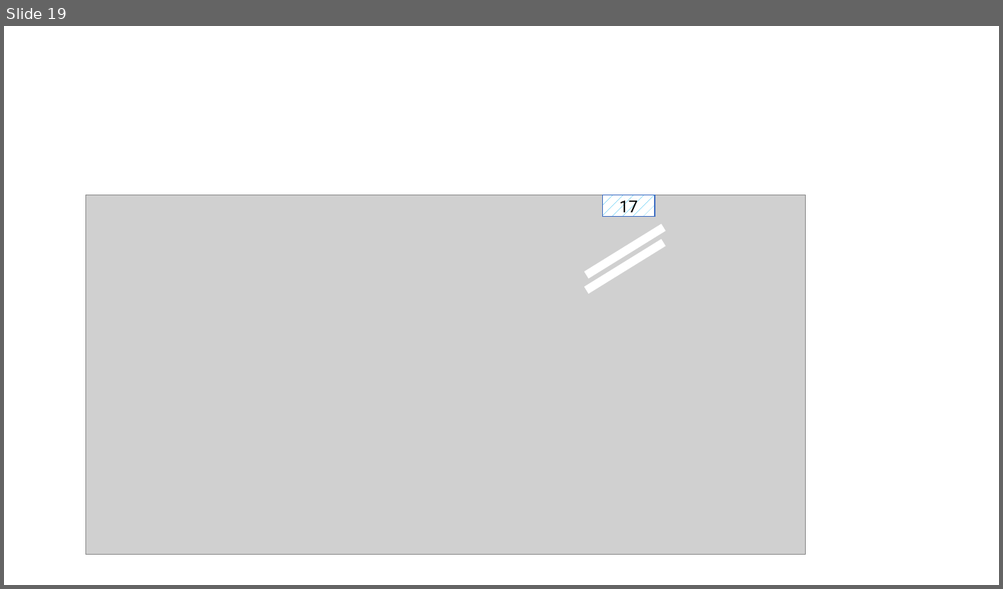
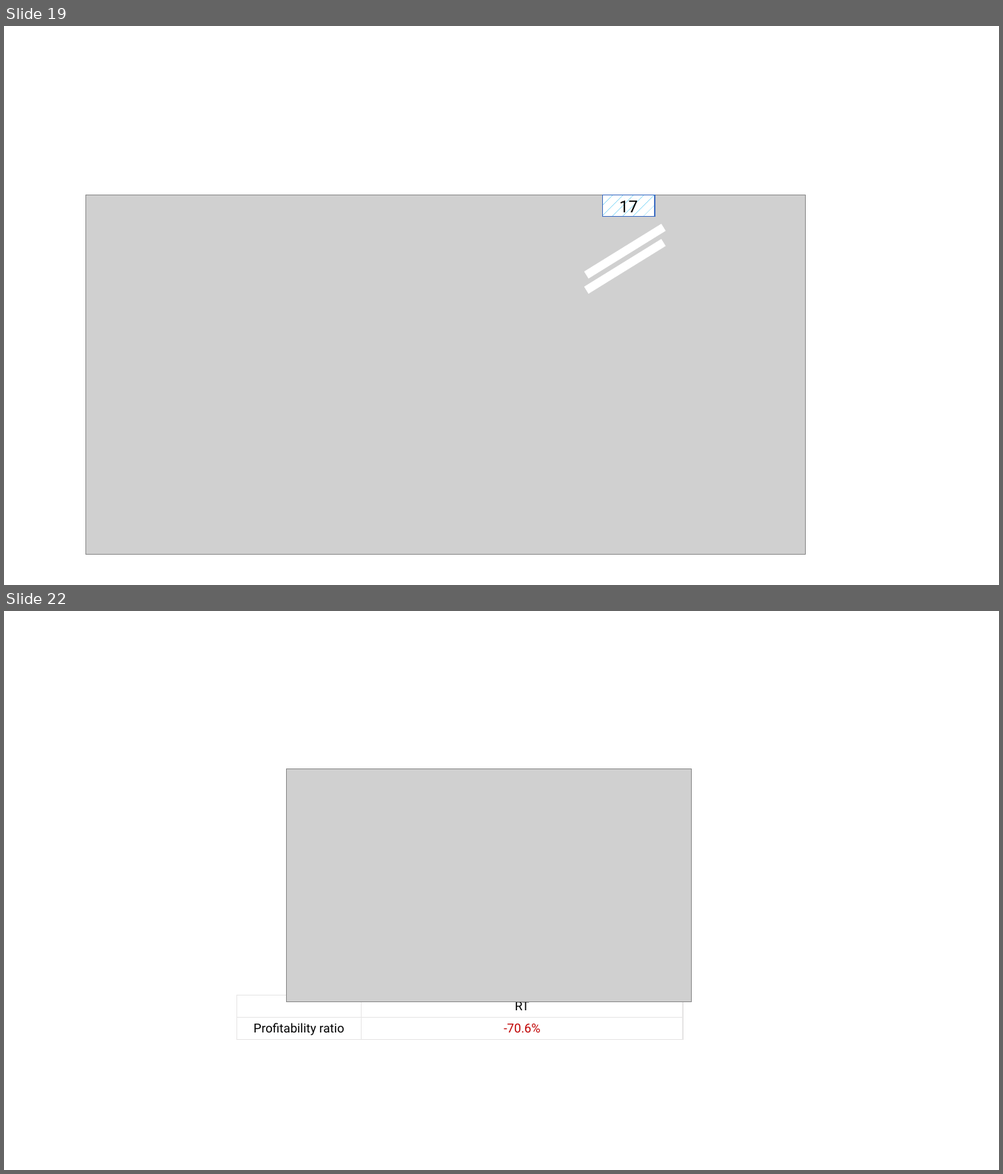
Before and after one commit to fxleos/FXLeibility, a slide deck: FXLeibility.Matlab/Experiment/Original/Figure.pptx. Shown one above the other, each under a label of ours: slide 19 before the commit, slides 19 and 22 after it; the slides between them are not shown. The pictures are 1003x589 and 1003x1174 pixels, drawn with LibreOffice and Linux fonts; fonts in the diff are those of the drawing; grey boxes stand for pictures. Boxes give left, top, right and bottom in pixels: in the first picture for what was removed or moved away, otherwise in the second. Text is boxed around its words. In the diff, an @@ line names an element or a change of style, - is before the commit and + after.

```diff
--- a/FXLeibility.Matlab/Experiment/Original/Figure.pptx
+++ b/FXLeibility.Matlab/Experiment/Original/Figure.pptx
@@ slide 22 added at box(4, 611, 999, 1170), background #FFFFFF @@
@@ picture added at box(286, 769, 691, 1002) @@
@@ table added at box(237, 995, 683, 1040), 2 rows, 2 columns @@
+ | RT
+Profitability ratio | -70.6%
```
Also in this commit, not shown: 1 slide changed, 6 other slides added, 2 slides removed, 20 other files.
